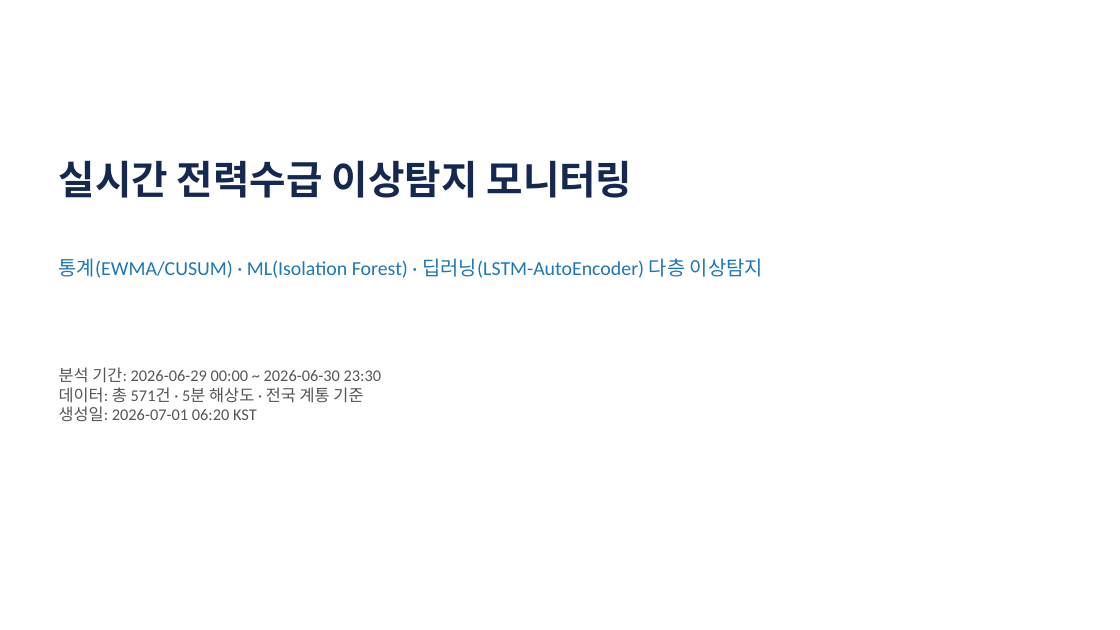
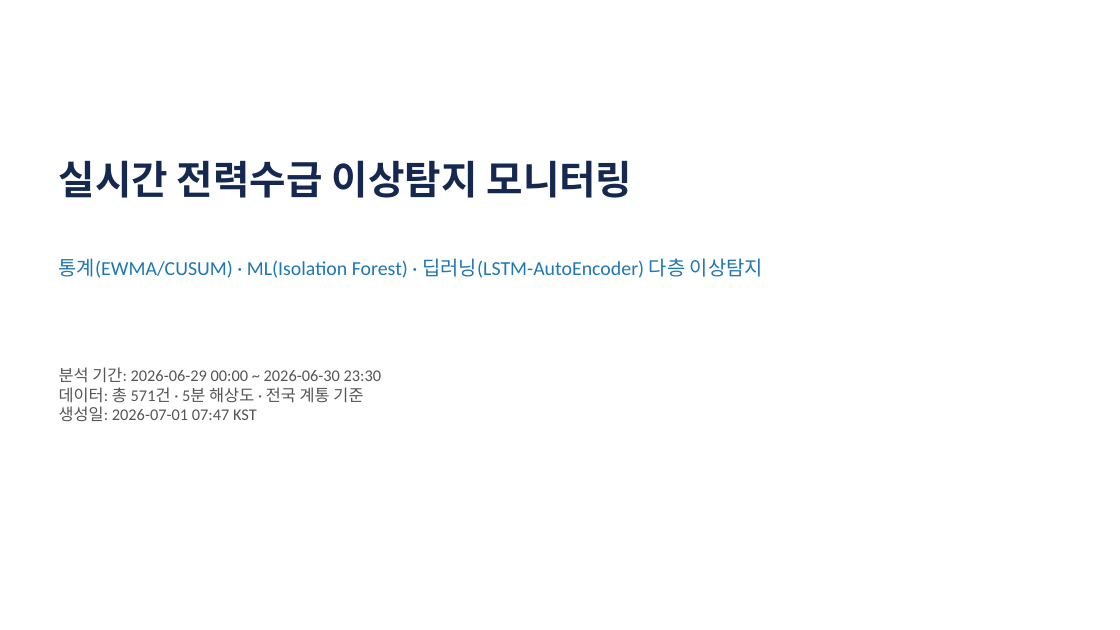
Before and after one commit to robinho0329/power-grid-anomaly-monitor, a slide deck: slide 1 of reports/portfolio/2026-07-01.pptx. Drawn at 1120x630 pixels with LibreOffice and Linux fonts; fonts in the diff are those of the drawing. Boxes give left, top, right and bottom in pixels: in the first picture for what was removed or moved away, otherwise in the second. Text is boxed around its words. In the diff, an @@ line names an element or a change of style, - is before the commit and + after.

```diff
--- a/reports/portfolio/2026-07-01.pptx
+++ b/reports/portfolio/2026-07-01.pptx
@@ text at (59,406,257,421): text changed @@
-생성일: 2026-07-01 06:20 KST
+생성일: 2026-07-01 07:47 KST
```
Also in this commit, not shown: 1 other file.
